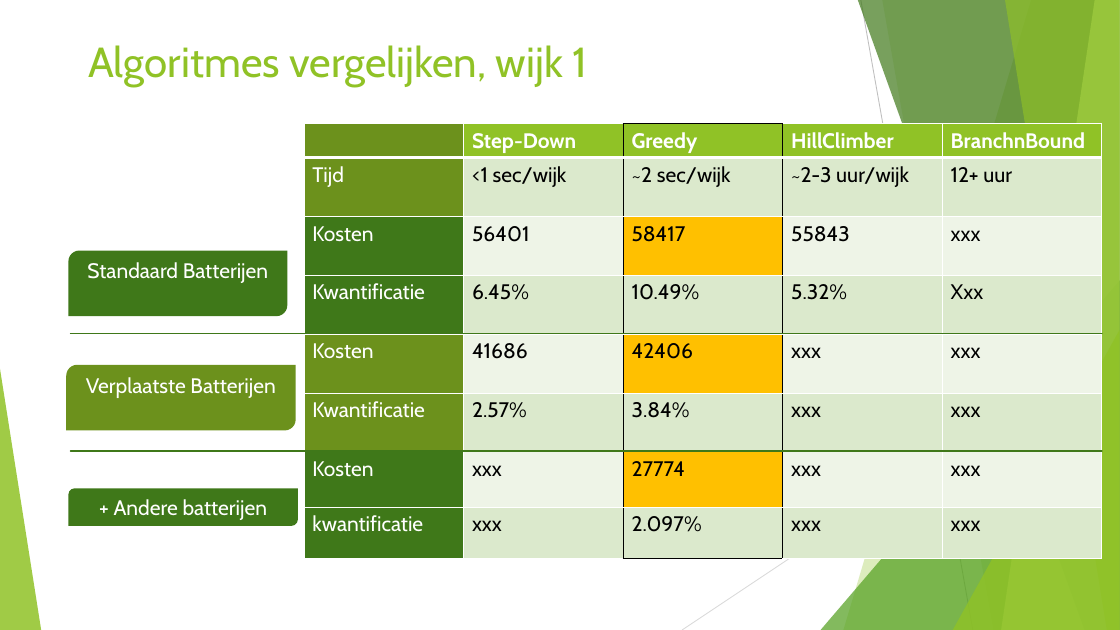
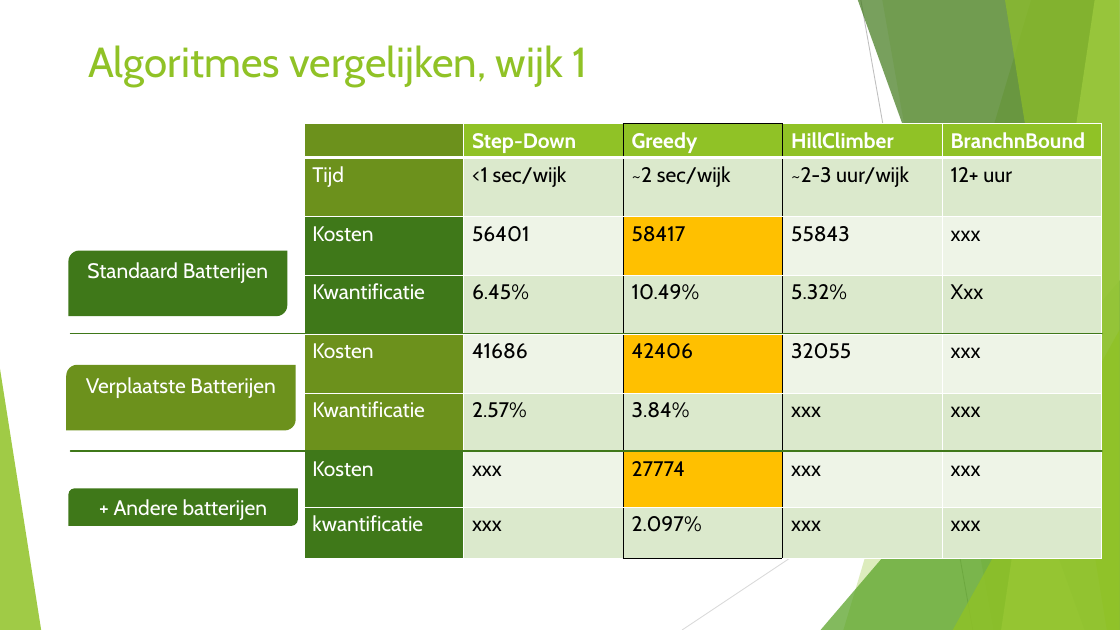
Before and after one commit to JSMR-heuristics/JSMR, a slide deck: slide 12 of EndPres.pptx. Drawn at 1120x630 pixels with LibreOffice and Linux fonts; fonts in the diff are those of the drawing. Boxes give left, top, right and bottom in pixels: in the first picture for what was removed or moved away, otherwise in the second. Text is boxed around its words. In the diff, an @@ line names an element or a change of style, - is before the commit and + after.

```diff
--- a/EndPres.pptx
+++ b/EndPres.pptx
@@ table at [304, 124, 1102, 559] @@
-row 5, column 4: xxx
+row 5, column 4: 32055
```
Also in this commit, not shown: 1 other file.
